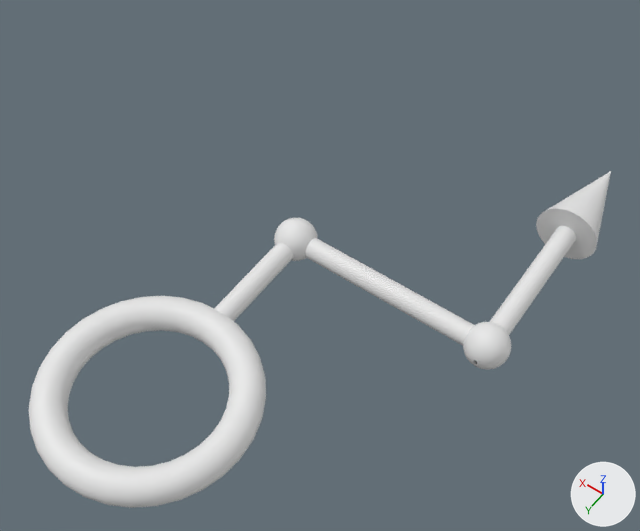
A saved change to the OBJ model Assets/Modules/Azure/Assets/Arrows/Arrow-060.obj.
The view is the same before and after, from a 50 mm camera at (-1.61, 1.07, 3.15) aimed at (-0.17, -0.96, -0.03). Arrows for +X, +Y and +Z are at lower right; the lights stay in place. Where no turn or scale is listed for an object, it has been applied to the vertices. Vertices at the same position are counted once.

The scene before the commit, as lines of its bpy script (objects in view):
```python
me_arrow_060 = bpy.data.meshes.new('Arrow-060')
me_arrow_060.from_pydata(...)  # 3281 vertices, 3143 faces; spans x -1.15..0.47, y -2.25..0.47, z -0.15..0.15
ob_arrow_060 = bpy.data.objects.new('Arrow-060', me_arrow_060)
ob_arrow_060.location = (0.0, 0.0, 0.0)
```
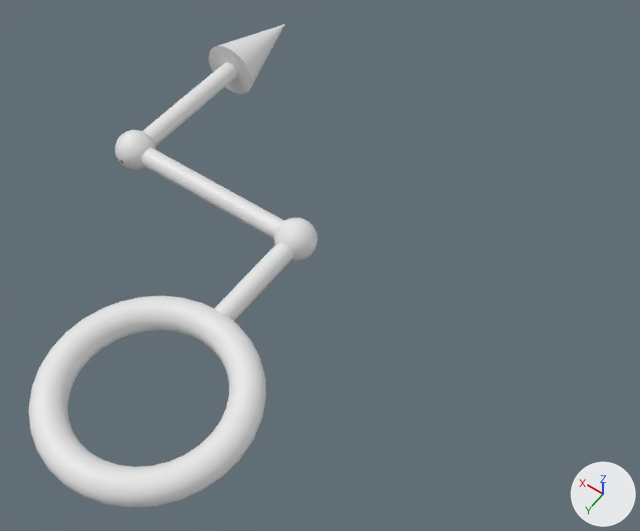
Where the change shows, as pixel boxes [x1, y1, x2, y2] in the pictures (640 x 531 px; the box of a moved part takes in the faces that stretch with it):
'Arrow-060', reshaped (50% narrower, 43% taller): before [29, 171, 611, 508]; after [29, 24, 318, 508]
part 1 of me_arrow_060, moved or reshaped: before [536, 171, 611, 259]; after [209, 24, 285, 94]
part 2 of me_arrow_060, added: after [115, 130, 156, 170]
part 3 of me_arrow_060, deleted: before [463, 322, 511, 370]
part 4 of me_arrow_060, moved or reshaped: before [305, 226, 576, 345]; after [141, 62, 284, 239]

What changed in the scene script:
```text
Change me_arrow_060:
    used by ob_arrow_060; location = (0.0, 0.0, 0.0)
    remove me_arrow_060.from_pydata(...)  # 3281 vertices, 3143 faces; spans x -1.15..0.47, y -2.25..0.47, z -0.15..0.15
    add me_arrow_060.from_pydata(...)  # 3280 vertices, 3143 faces; spans x -0.47..1.15, y -2.25..0.47, z -0.15..0.15
    me_arrow_060 part 1: the loose piece of 33 vertices spanning x -1.15..-0.85, y -2.25..-1.75, z -0.15..0.15 is turned 180 degrees about the y axis through the mesh origin
    me_arrow_060 part 2: a new loose piece of 1009 vertices spanning x 0.9..1.1, y -1.1..-0.9, z -0.1..0.1
    me_arrow_060 part 3: the loose piece of 1010 vertices spanning x -1.1..-0.9, y -1.1..-0.9, z -0.1..0.1 is deleted
    me_arrow_060 part 4
    94 vertices are removed from x -1.05..-0.95, y -2.0..-0.95, z -0.05..0.05
    140 faces are deleted
    4 vertices move within x -0.02..0.02, y -1.1..-0.9, z 0.0
    32 vertices are added at x 0.95..1.05, y -2.0, z -0.05..0.05
    32 new vertices lie (1.0, 0.0, 0.0) away from vertices in x 0.0, y -1.05..-0.95, z -0.05..0.05
    30 new vertices lie (0.0, 1.0, 0.0) away from vertices in x 0.95..1.05, y -2.0, z -0.05..0.05
    140 new faces join them
```
